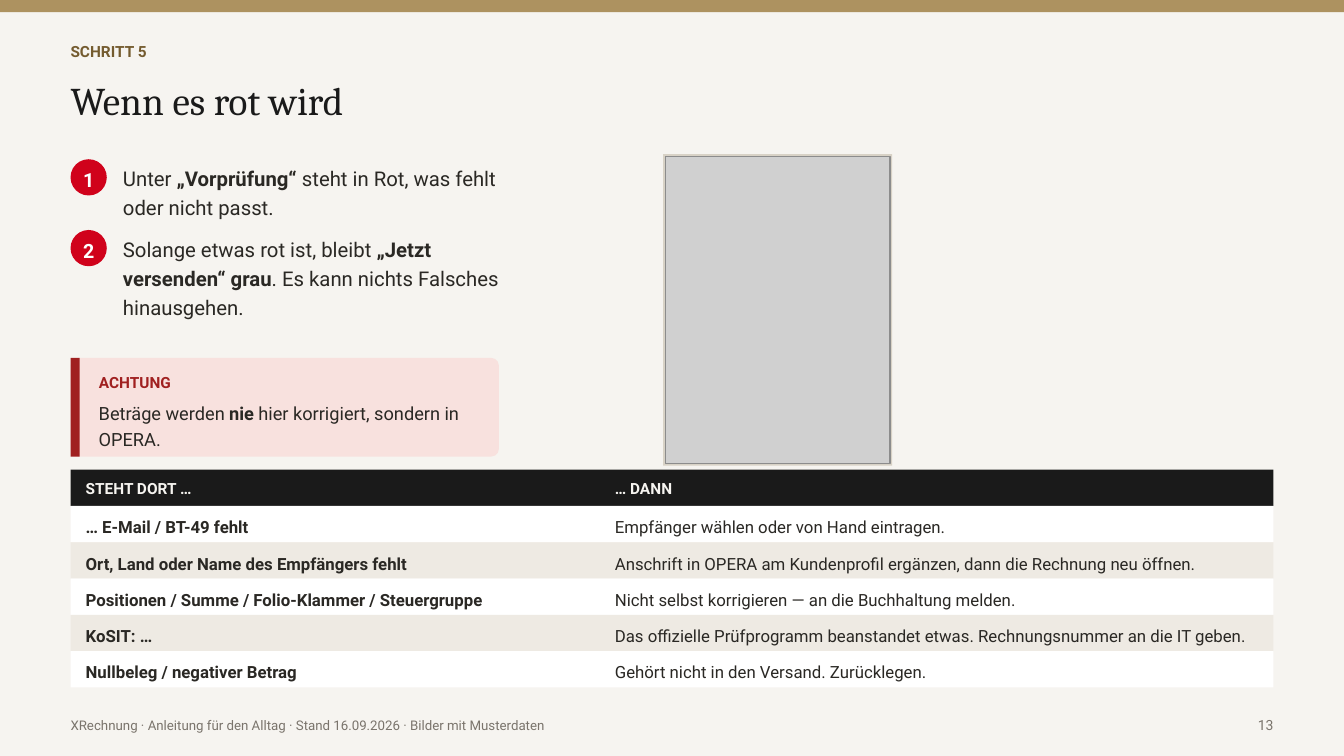
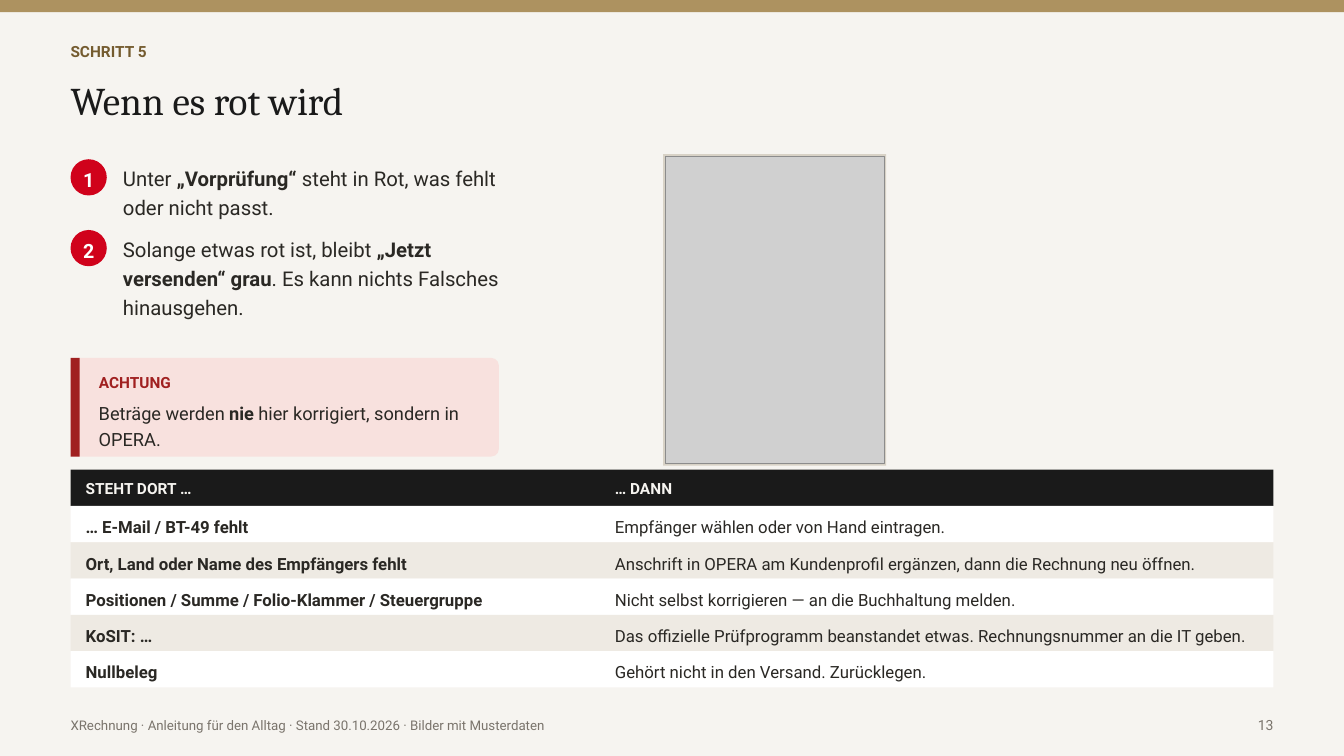
Before and after one commit to ahornhotels/OPERA-V5-XRechnung, a slide deck: slide 14 of docs/praesentation/XRechnung_Anleitung_Anwender.pptx. Drawn at 1344x756 pixels with LibreOffice and Linux fonts; fonts in the diff are those of the drawing; grey boxes stand for pictures. Boxes give left, top, right and bottom in pixels: in the first picture for what was removed or moved away, otherwise in the second. Text is boxed around its words. In the diff, an @@ line names an element or a change of style, - is before the commit and + after.

```diff
--- a/docs/praesentation/XRechnung_Anleitung_Anwender.pptx
+++ b/docs/praesentation/XRechnung_Anleitung_Anwender.pptx
@@ rectangle: place and size @@
-rectangle at (663,154,892,466)
+rectangle at (663,154,886,466)
@@ picture: place and size @@
-picture at (665,156,890,464)
+picture at (665,156,884,464)
@@ text at (86,665,158,682): text changed @@
-Nullbeleg / negativer Betrag
+Nullbeleg
@@ text at (71,720,545,733): text changed @@
-XRechnung · Anleitung für den Alltag · Stand 16.09.2026 · Bilder mit Musterdaten
+XRechnung · Anleitung für den Alltag · Stand 30.10.2026 · Bilder mit Musterdaten
```
Also in this commit, not shown: 24 other slides changed, 1 slide added, 11 other files.
